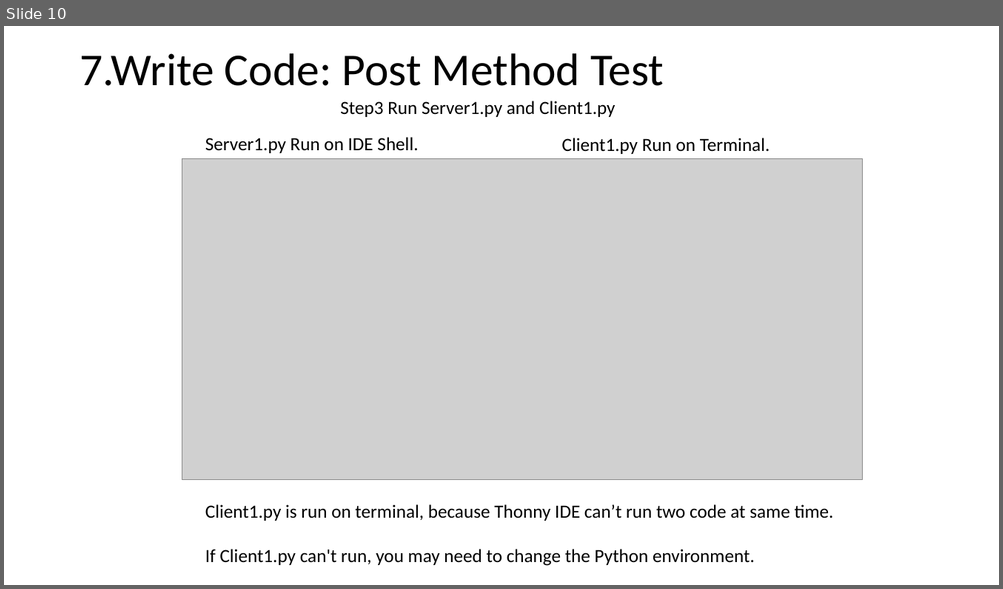
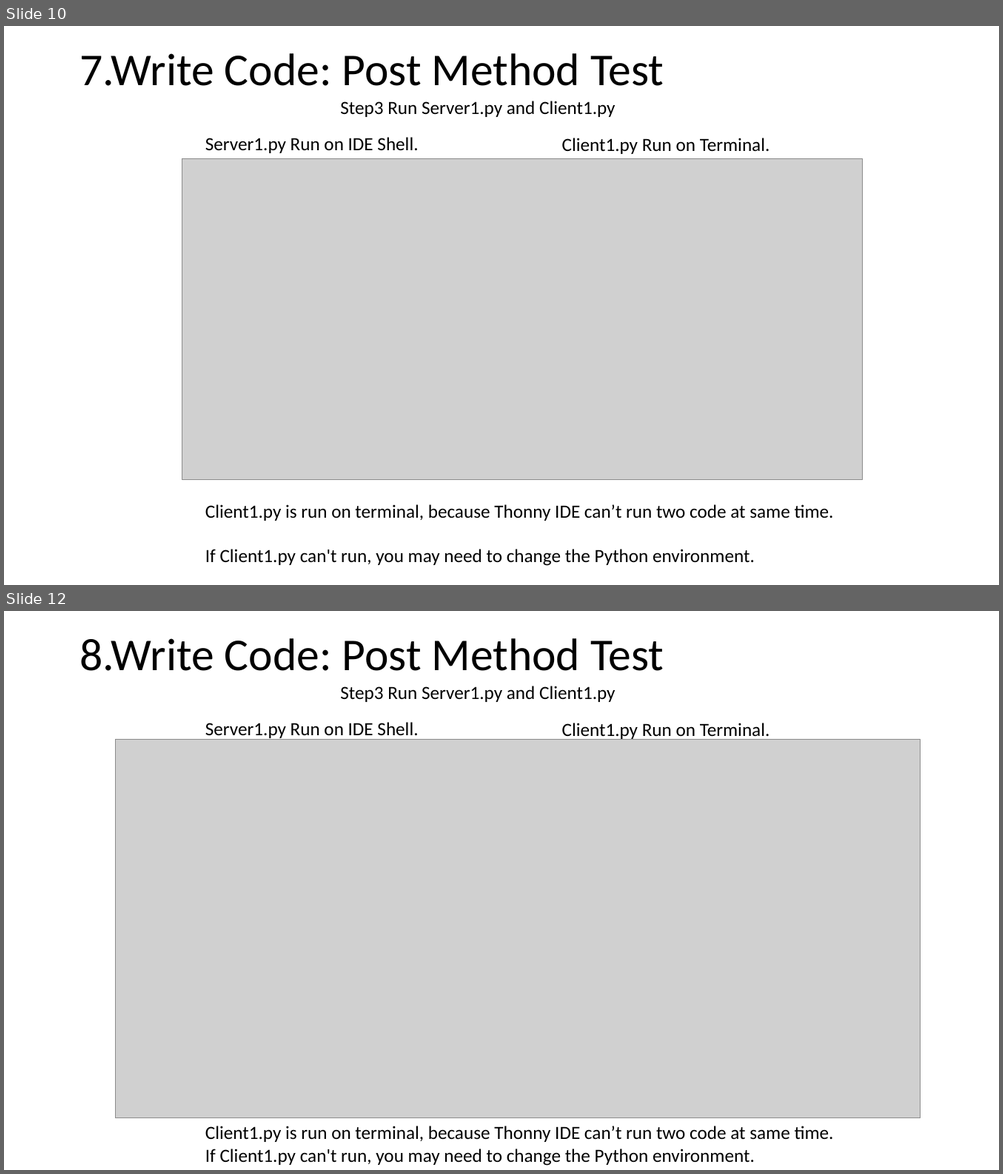
Before and after one commit to Chen-Wi-Ki/FlaskServerTeach, a slide deck: PythonFlask/Teach.pptx. Shown one above the other, each under a label of ours: slide 10 before the commit, slides 10 and 12 after it; the slides between them are not shown. The pictures are 1003x589 and 1003x1174 pixels, drawn with LibreOffice and Linux fonts; fonts in the diff are those of the drawing; grey boxes stand for pictures. Boxes give left, top, right and bottom in pixels: in the first picture for what was removed or moved away, otherwise in the second. Text is boxed around its words. In the diff, an @@ line names an element or a change of style, - is before the commit and + after.

Commit message:
Post Method--Bmi & Age & csv to judge

```diff
--- a/PythonFlask/Teach.pptx
+++ b/PythonFlask/Teach.pptx
@@ slide 12 added at (4, 611, 999, 1170), background #FFFFFF @@
@@ title added at (79, 638, 663, 671), 44 pt, text #000000 @@
+8.Write Code: Post Method Test
@@ text added at (340, 686, 615, 702), 18 pt, text #000000 @@
+Step3 Run Server1.py and Client1.py
@@ picture added at (115, 739, 919, 1119) @@
@@ text added at (205, 722, 418, 740), 18 pt, text #000000 @@
+Server1.py Run on IDE Shell.
@@ text added at (562, 723, 770, 741), 18 pt, text #000000 @@
+Client1.py Run on Terminal.
@@ text added at (205, 1126, 834, 1166), 18 pt, text #000000 @@
+Client1.py is run on terminal, because Thonny IDE can’t run two code at same time.
+If Client1.py can't run, you may need to change the Python environment.
```
Also in this commit, not shown: 1 other slide added, 3 other files.
